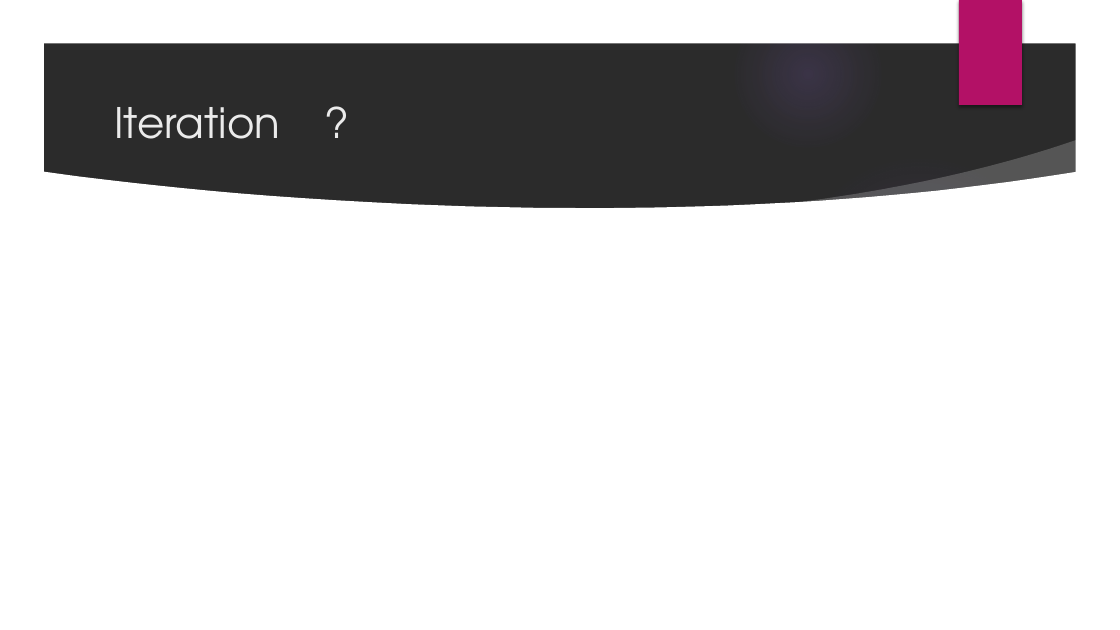
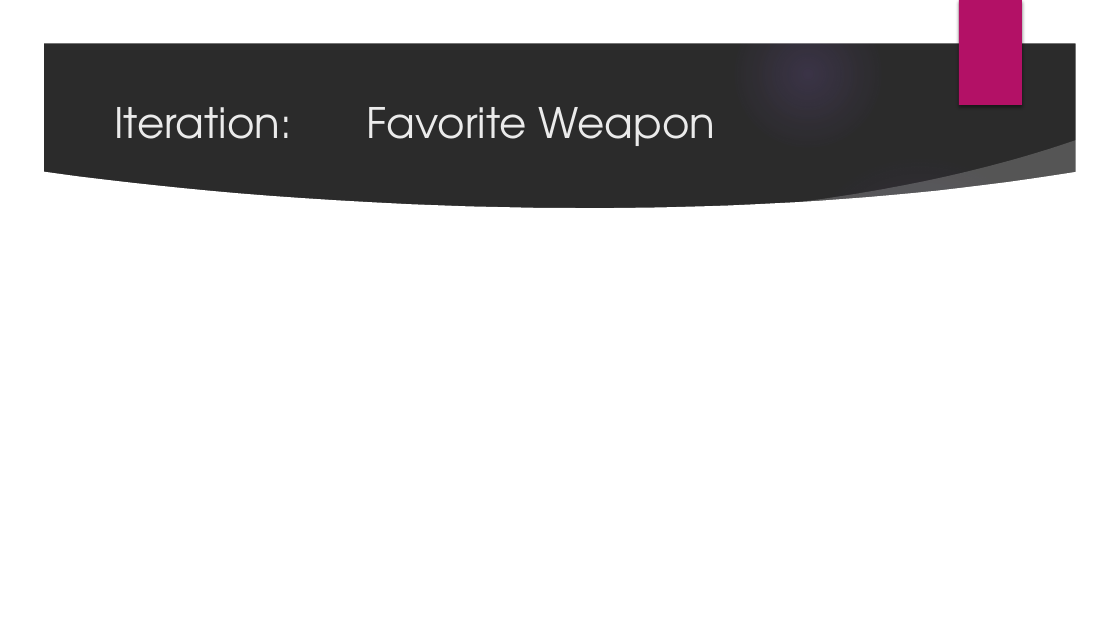
Before and after one commit to trevinofernando/2D-Tactical-Game, a slide deck: slide 4 of Presentations/AI Presentation.pptx. Drawn at 1120x630 pixels with LibreOffice and Linux fonts; fonts in the diff are those of the drawing; background and template pictures are left out; a plain dark background stands for a picture behind light text. Boxes give left, top, right and bottom in pixels: in the first picture for what was removed or moved away, otherwise in the second. Text is boxed around its words. In the diff, an @@ line names an element or a change of style, - is before the commit and + after.

```diff
--- a/Presentations/AI Presentation.pptx
+++ b/Presentations/AI Presentation.pptx
@@ title at (114, 107, 715, 146): text changed @@
-Iteration ?
+Iteration: Favorite Weapon
```
Also in this commit, not shown: 1 other slide changed, 1 other file.
